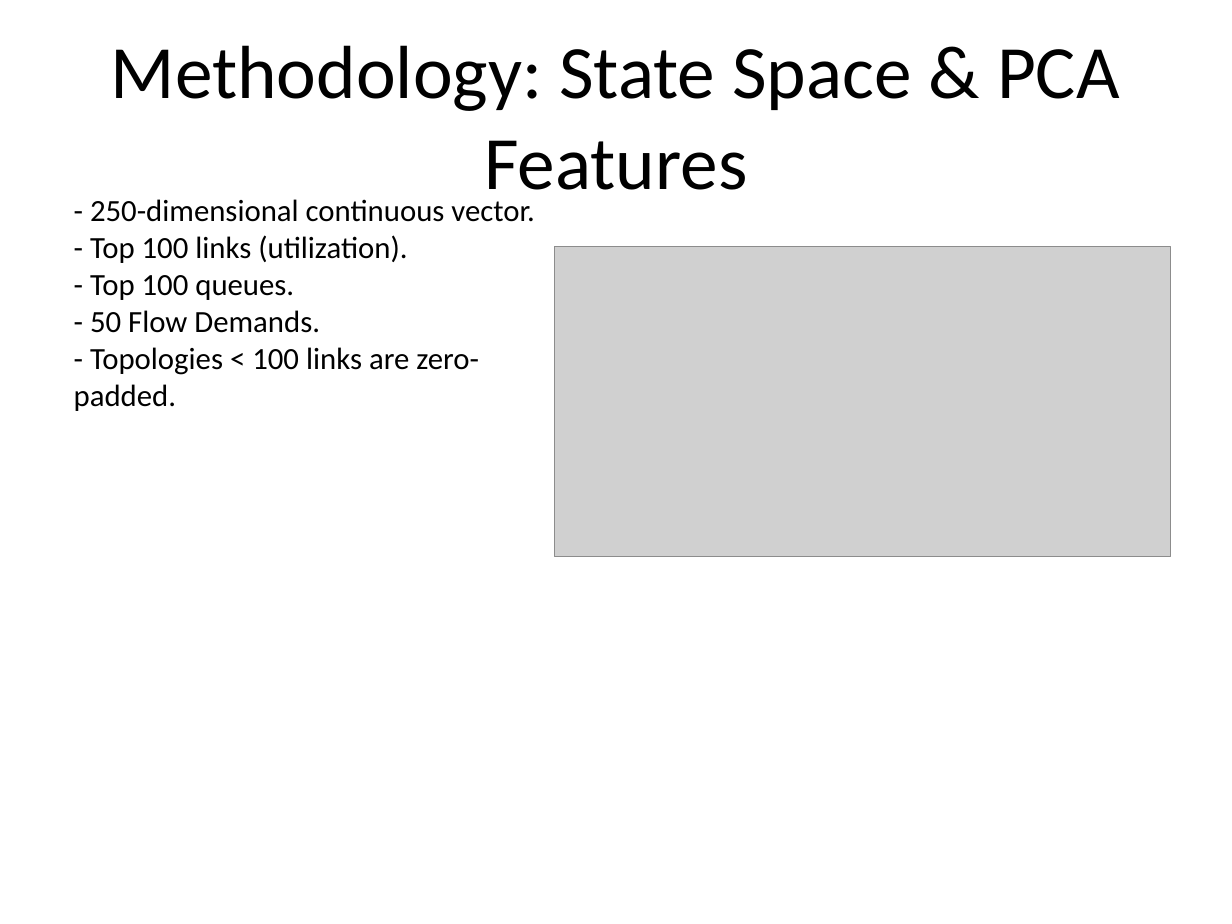
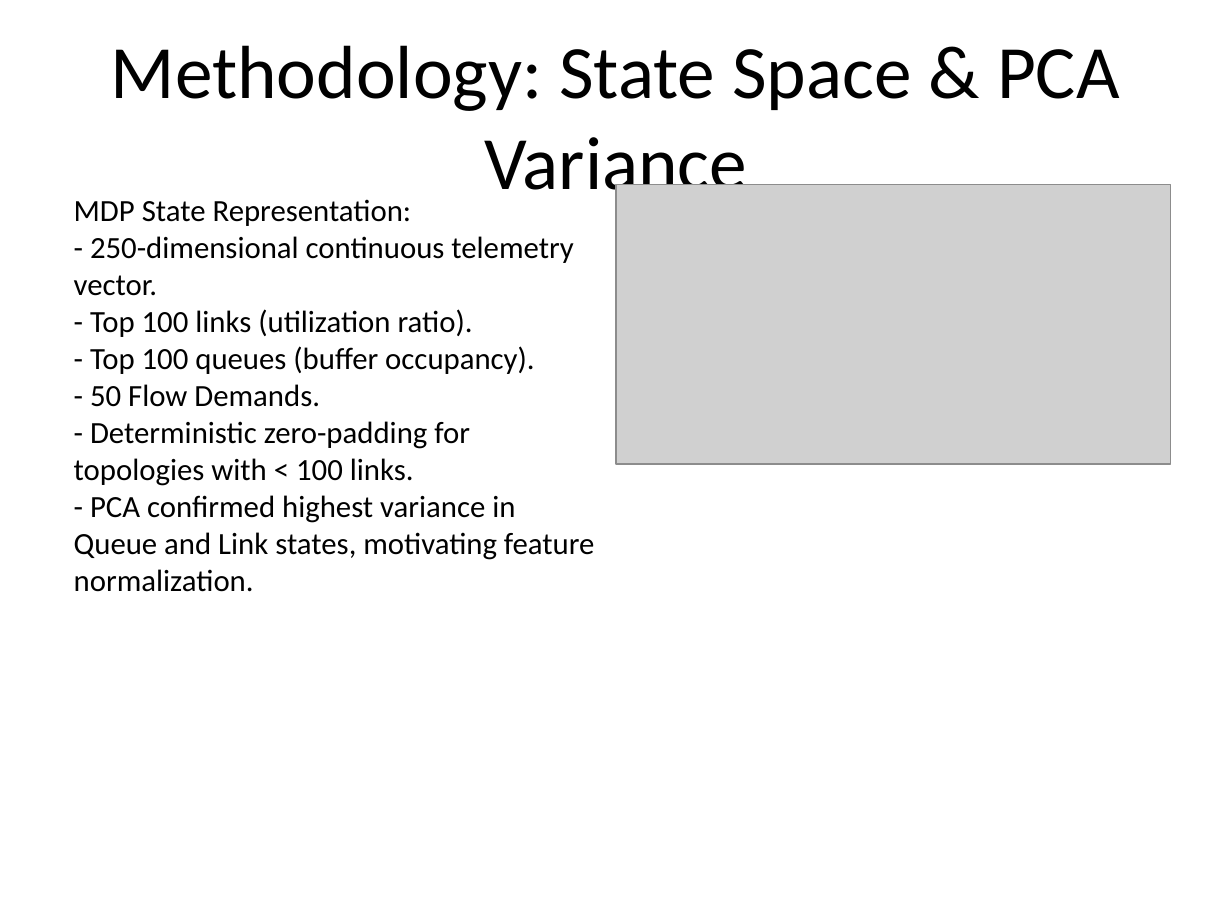
Before and after one commit to PipetteGh/Deep-Reinforcement-Learning-for-Proactive-Network-Traffic-Congestion-Control-and-Load-Balancing, a slide deck: slide 4 of final_presentation.pptx. Drawn at 1232x924 pixels with LibreOffice and Linux fonts; fonts in the diff are those of the drawing; grey boxes stand for pictures. Boxes give left, top, right and bottom in pixels: in the first picture for what was removed or moved away, otherwise in the second. Text is boxed around its words. In the diff, an @@ line names an element or a change of style, - is before the commit and + after.

```diff
--- a/final_presentation.pptx
+++ b/final_presentation.pptx
@@ title at [111,45,1119,207]: text changed @@
-Methodology: State Space & PCA Features
+Methodology: State Space & PCA Variance
@@ text at [74,199,594,592]: text changed @@
-- 250-dimensional continuous vector.
-- Top 100 links (utilization).
-- Top 100 queues.
-- 50 Flow Demands.
-- Topologies < 100 links are zero-padded.
+MDP State Representation:
+- 250-dimensional continuous telemetry vector.
+- Top 100 links (utilization ratio).
+- Top 100 queues (buffer occupancy).
+- 50 Flow Demands.
+- Deterministic zero-padding for topologies with < 100 links.
+- PCA confirmed highest variance in Queue and Link states, motivating feature normalization.
@@ picture: place and size @@
-picture at [554,246,1170,557]
+picture at [616,185,1170,464]
```
Also in this commit, not shown: 4 other slides changed, 4 slides added, 6 slides removed, 17 other files.
